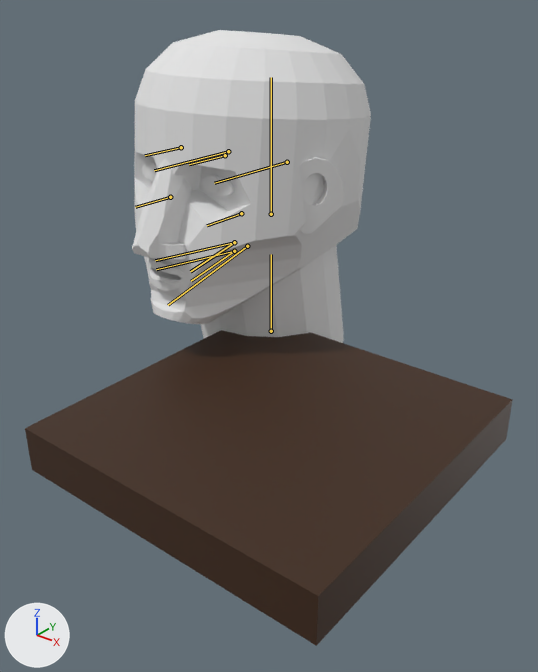
The Blender file objsrc/face.blend, before and after one commit.
Both versions are drawn from a 50 mm camera at (209.0, -283.0, 100.0) aimed at (46.0, -79.0, -26.0). Lighting does not change. The marker at lower left points along +X, +Y and +Z. The bones that bend it are drawn over the model as lines.

Objects in the first picture: 'eye.L', 'eye.R', 'floor near door', 'head', 'iris.L', 'iris.R'.
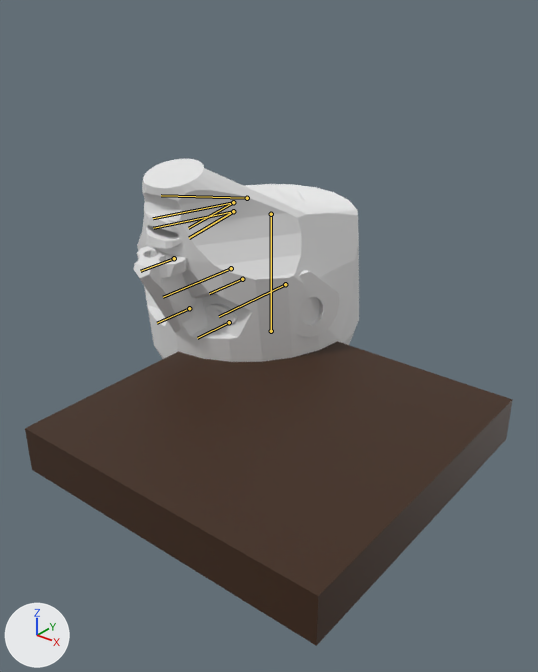
The newer file adds an action. The first version stands in its rest pose; the second is drawn at frame 1 of the action 'HeadWobble'.

The edits, one by one:
Bone 'head' (bone_head) turns from (0, 0, 0) to (180, 0, 0) degrees about its own x, y and z.

Changed parts and their boxes (x1, y1, x2, y2) in the pictures (538 x 672 px):
'head', posed: before (132, 30, 371, 343); after (134, 159, 359, 362)
'eye.R', posed: before (141, 163, 154, 181); after (206, 304, 237, 324)
'iris.R', posed: before (148, 163, 157, 178); after (213, 310, 225, 324)
bone 'head', root to tip: before (271, 214) to (271, 77); after (271, 214) to (271, 331)
